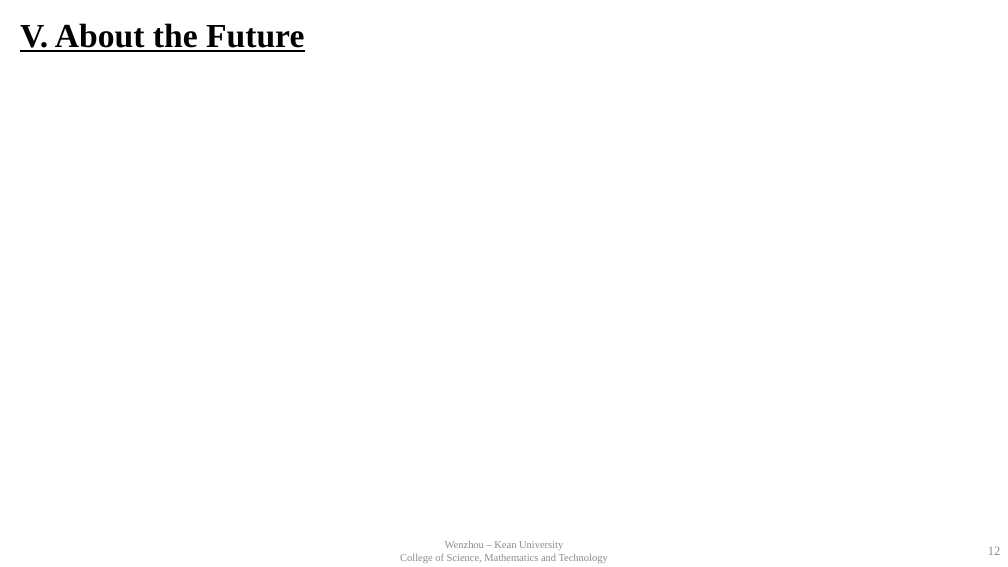
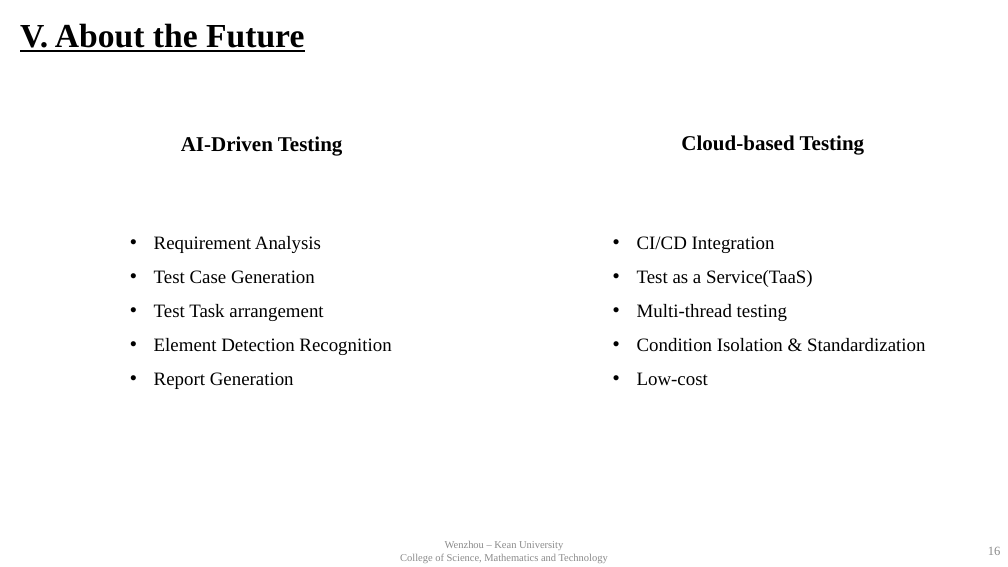
Before and after one commit to baocheng1989/sqa_paper, a slide deck: slide 16 of presentation.pptx (slide 12 before the commit). Drawn at 1008x567 pixels with LibreOffice and Linux fonts; fonts in the diff are those of the drawing; background and template pictures are left out. Boxes give left, top, right and bottom in pixels: in the first picture for what was removed or moved away, otherwise in the second. Text is boxed around its words. In the diff, an @@ line names an element or a change of style, - is before the commit and + after.

```diff
--- a/presentation.pptx
+++ b/presentation.pptx
@@ text added at (181, 136, 343, 156), 20 pt, text #000000, bold @@
+AI-Driven Testing
@@ text added at (681, 135, 865, 155), 20 pt, text #000000, bold @@
+Cloud-based Testing
@@ text added at (154, 236, 391, 389), 18 pt, text #000000 @@
+• Requirement Analysis
+• Test Case Generation
+• Test Task arrangement
+• Element Detection Recognition
+• Report Generation
@@ text added at (637, 236, 925, 386), 18 pt, text #000000 @@
+• CI/CD Integration
+• Test as a Service(TaaS)
+• Multi-thread testing
+• Condition Isolation & Standardization
+• Low-cost
@@ page number at (988, 547, 1001, 555): text changed @@
-12
+16
```
Also in this commit, not shown: 9 other slides changed, 3 slides added, 2 other files.
